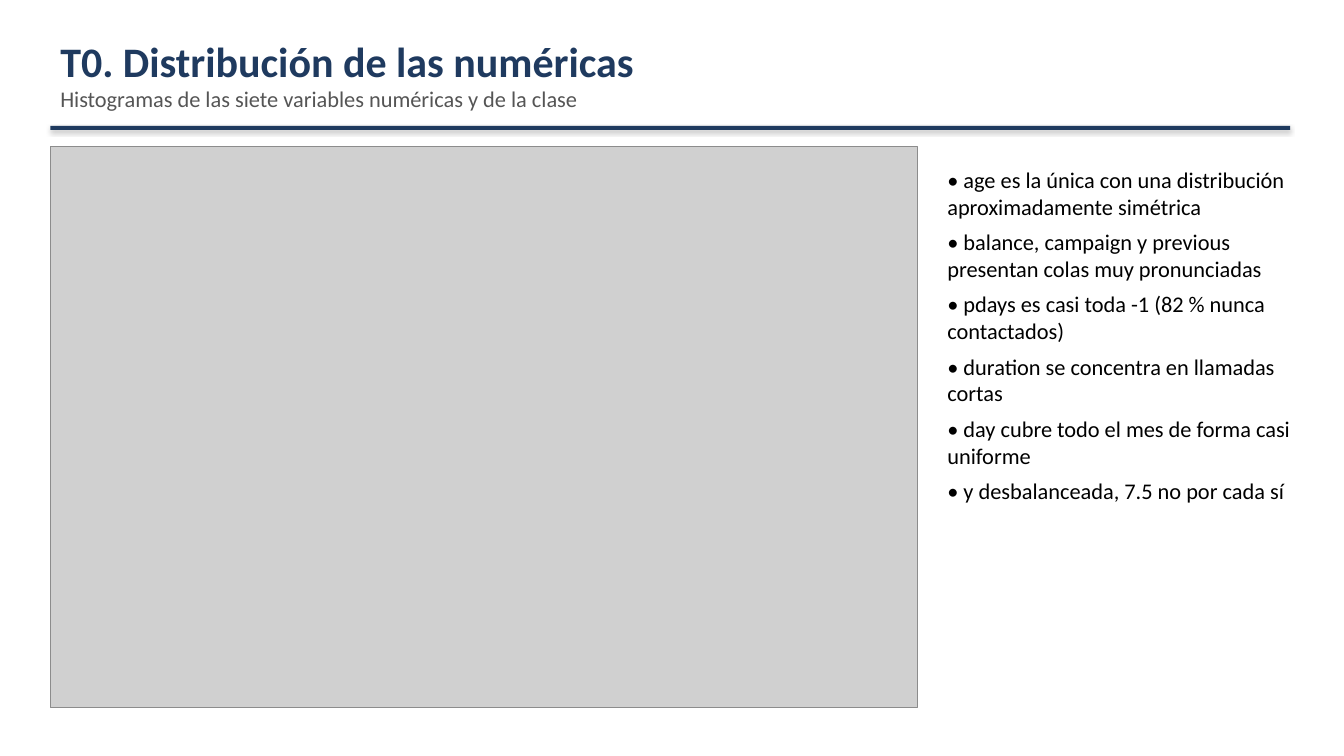
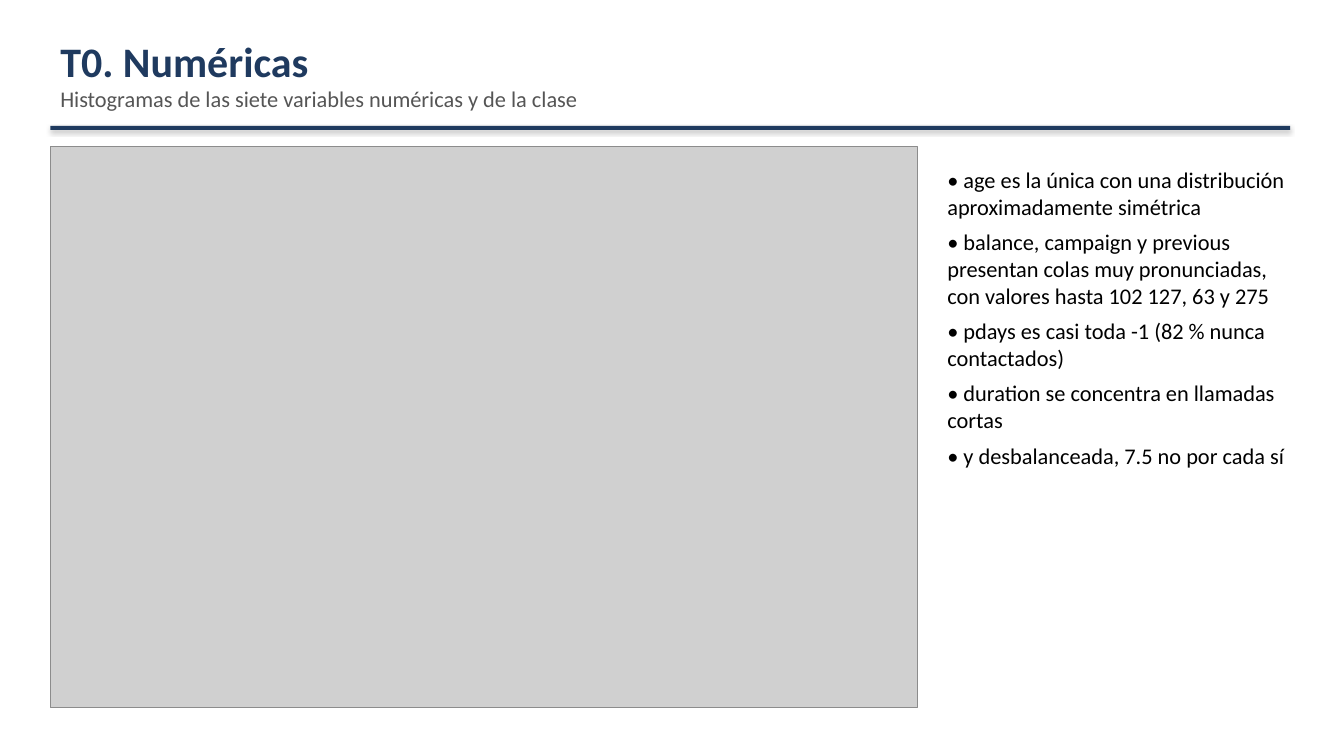
Before and after one commit to Checho019/maestria-inteligencia-computacional, a slide deck: slide 3 of Exposicion Bank/exposicion_bank.pptx (slide 4 before the commit). Drawn at 1344x756 pixels with LibreOffice and Linux fonts; fonts in the diff are those of the drawing; grey boxes stand for pictures. Boxes give left, top, right and bottom in pixels: in the first picture for what was removed or moved away, otherwise in the second. Text is boxed around its words. In the diff, an @@ line names an element or a change of style, - is before the commit and + after.

```diff
--- a/Exposicion Bank/exposicion_bank.pptx
+++ b/Exposicion Bank/exposicion_bank.pptx
@@ text at (60,47,308,78): text changed @@
-T0. Distribución de las numéricas
+T0. Numéricas
@@ text at (947,234,1269,308): text changed @@
-• balance, campaign y previous presentan colas muy pronunciadas
+• balance, campaign y previous presentan colas muy pronunciadas, con valores hasta 102 127, 63 y 275
@@ text at (947,421,1290,464): paragraph removed @@
-• day cubre todo el mes de forma casi uniforme
```
Also in this commit, not shown: 7 other slides changed, 1 slide added, 6 slides removed, 3 other files.
